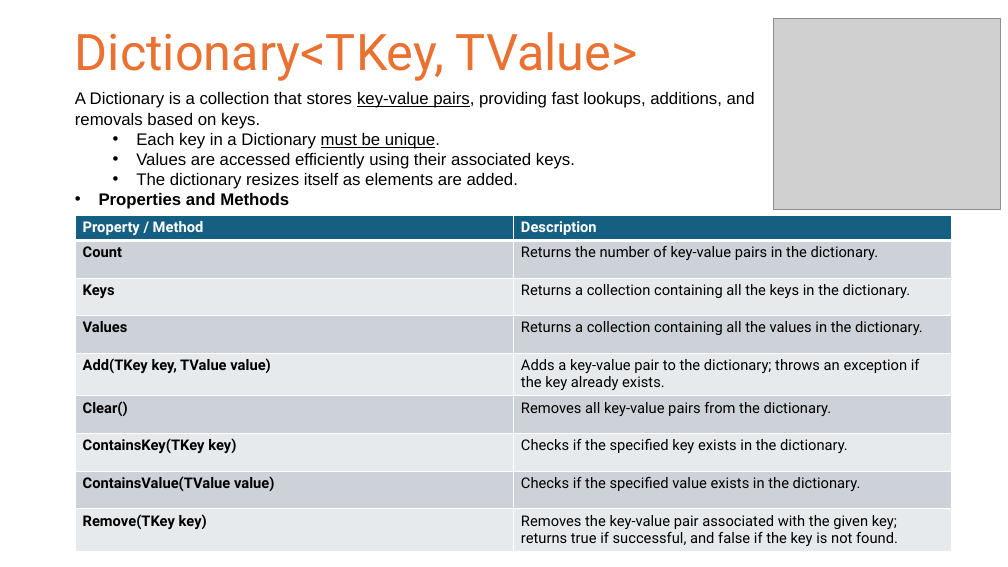
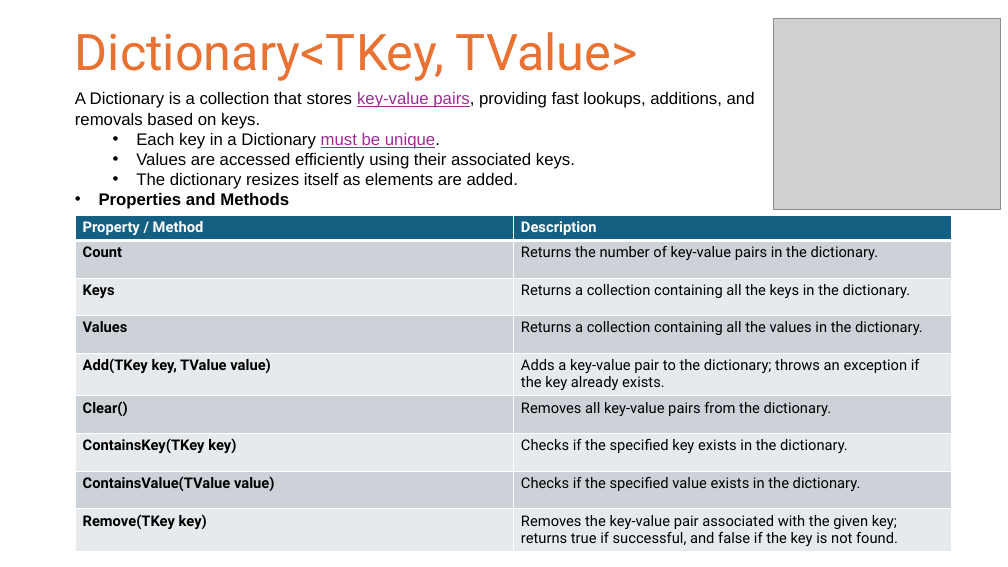
Before and after one commit to doolino/Unity_Tutorial_Spring_2025, a slide deck: slide 9 of Week2/Week2_Slides.pptx. Drawn at 1008x567 pixels with LibreOffice and Linux fonts; fonts in the diff are those of the drawing; grey boxes stand for pictures. Boxes give left, top, right and bottom in pixels: in the first picture for what was removed or moved away, otherwise in the second. Text is boxed around its words. In the diff, an @@ line names an element or a change of style, - is before the commit and + after.

```diff
--- a/Week2/Week2_Slides.pptx
+++ b/Week2/Week2_Slides.pptx
@@ text at [75,92,755,149]: text colour #000000 to #A02B93 in "key-value pairs,", "must be unique." @@
```
Also in this commit, not shown: 6 slides added.
